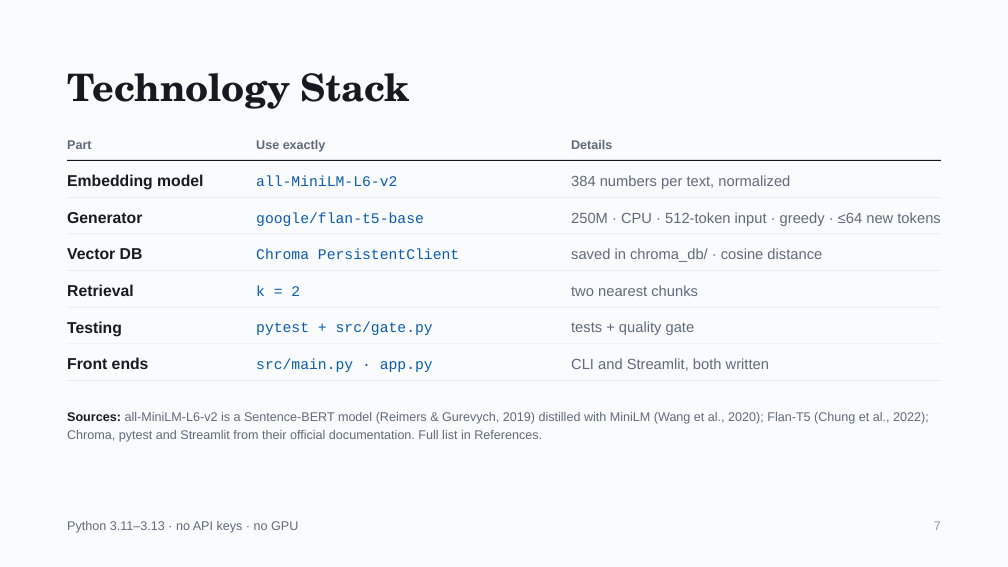
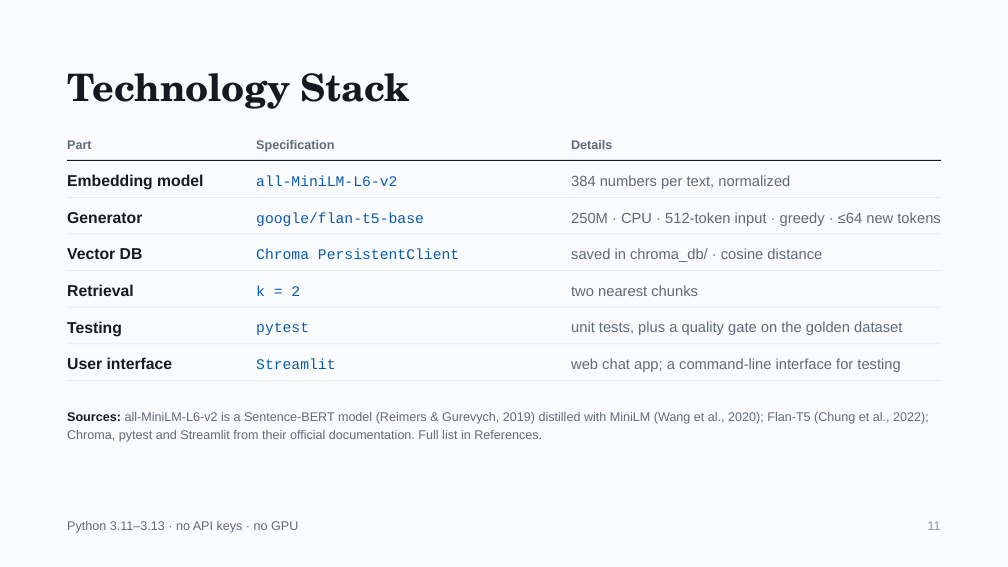
Before and after one commit to karin-8/rag-chatbot-student, a slide deck: slide 11 of student-guide/RAG in Production.pptx (slide 7 before the commit). Drawn at 1008x567 pixels with LibreOffice and Linux fonts; fonts in the diff are those of the drawing. Boxes give left, top, right and bottom in pixels: in the first picture for what was removed or moved away, otherwise in the second. Text is boxed around its words. In the diff, an @@ line names an element or a change of style, - is before the commit and + after.

```diff
--- a/student-guide/RAG in Production.pptx
+++ b/student-guide/RAG in Production.pptx
@@ text at box(256, 140, 334, 152): text changed @@
-Use exactly
+Specification
@@ text at box(256, 322, 309, 335): text changed @@
-pytest + src/gate.py
+pytest
@@ text at box(571, 321, 902, 335): text changed @@
-tests + quality gate
+unit tests, plus a quality gate on the golden dataset
@@ text at box(67, 357, 173, 369): text changed @@
-Front ends
+User interface
@@ text at box(256, 358, 335, 369): text changed @@
-src/main.py · app.py
+Streamlit
@@ text at box(571, 358, 900, 372): text changed @@
-CLI and Streamlit, both written
+web chat app; a command-line interface for testing
@@ text at box(928, 521, 941, 530): text changed @@
-7
+11
```
Also in this commit, not shown: 52 other slides changed, 6 slides added, 1 slide removed.
